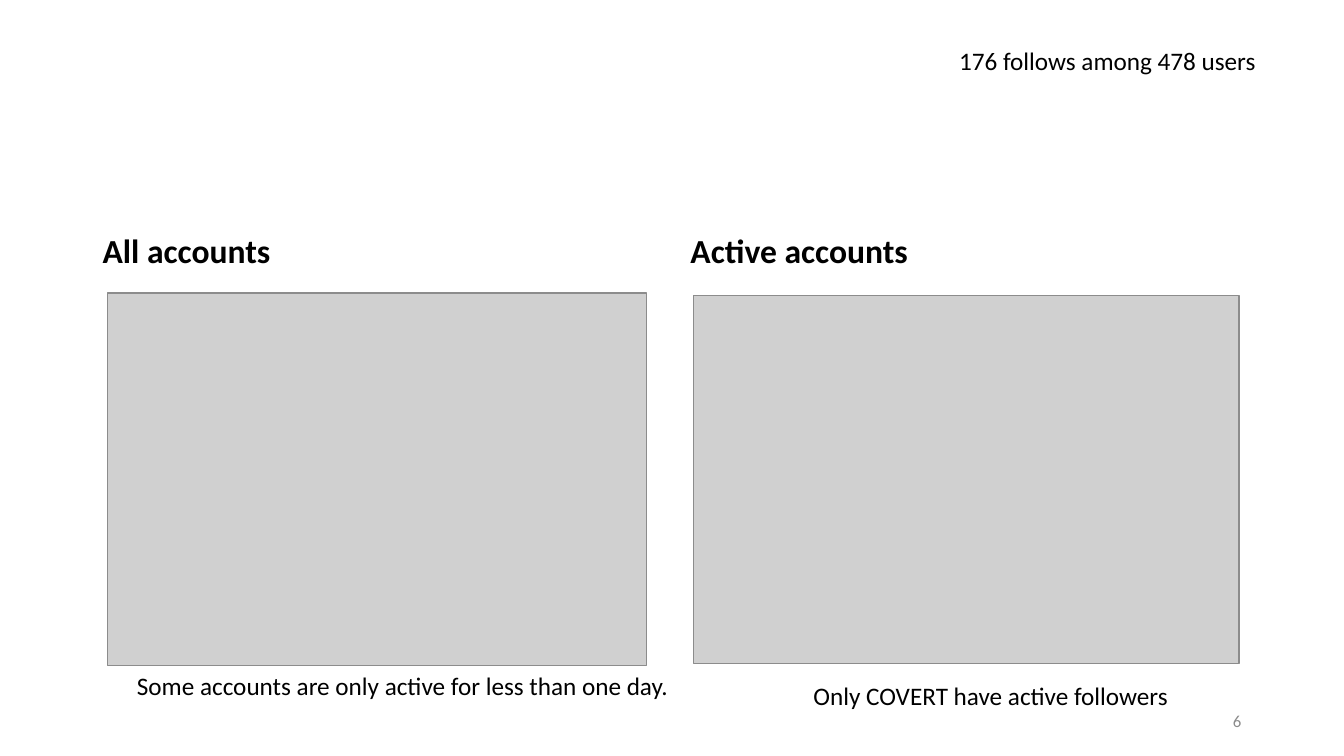
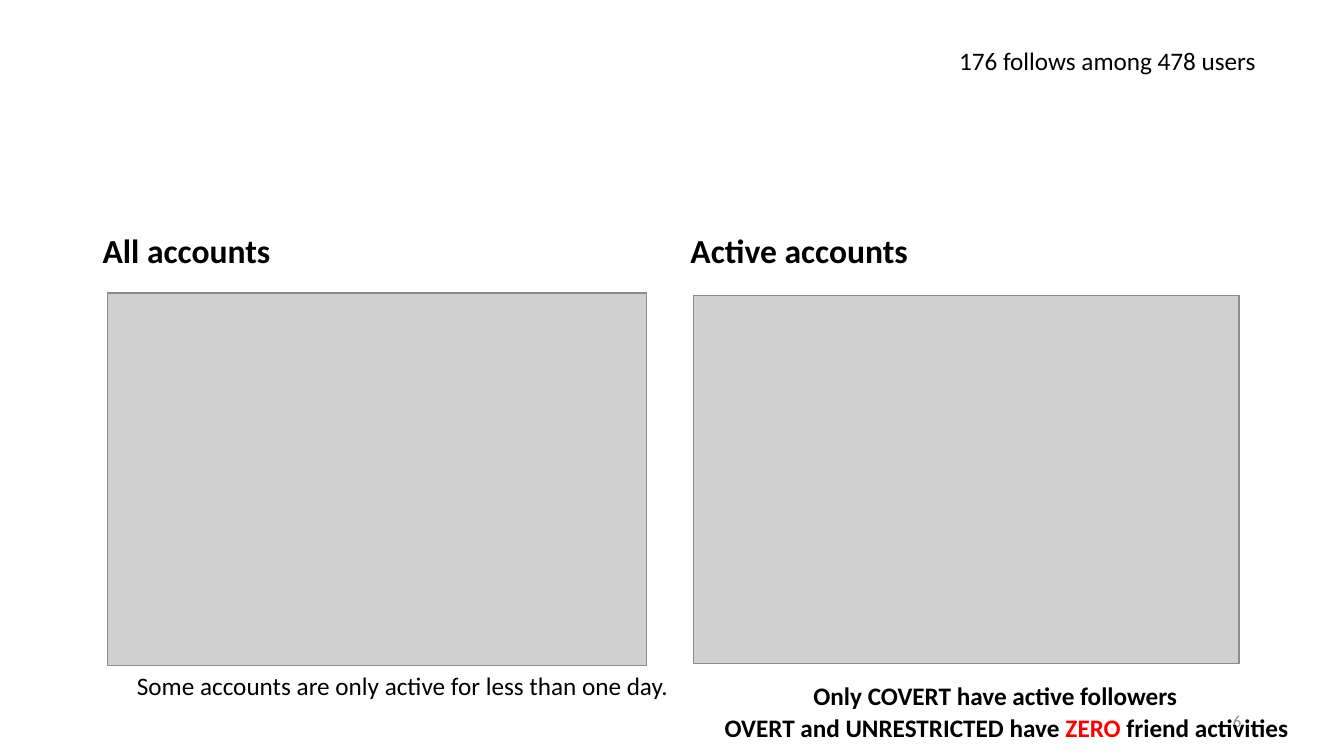
Before and after one commit to ruiliu310/dartpost-research, a slide deck: slide 6 of docs/dartpost.pptx. Drawn at 1344x756 pixels with LibreOffice and Linux fonts; fonts in the diff are those of the drawing; grey boxes stand for pictures. Boxes give left, top, right and bottom in pixels: in the first picture for what was removed or moved away, otherwise in the second. Text is boxed around its words. In the diff, an @@ line names an element or a change of style, - is before the commit and + after.

```diff
--- a/docs/dartpost.pptx
+++ b/docs/dartpost.pptx
@@ text "Only COVERT have active followers" at (813,687,1177,709): bold on @@
@@ text added at (725,716,1288,738), 18 pt, text #000000, bold @@
+OVERT and UNRESTRICTED have ZERO friend activities
```
Also in this commit, not shown: 2 other slides changed, 7 other files.
